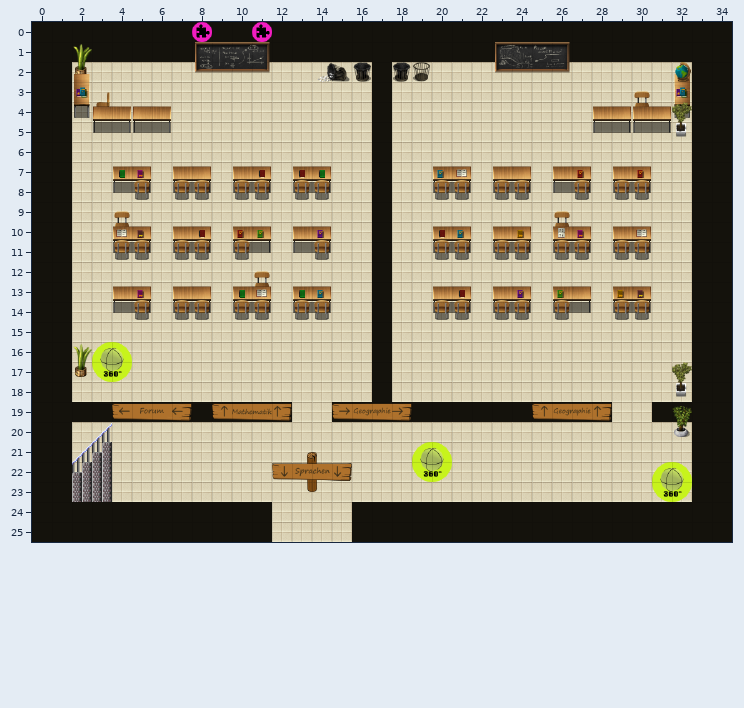
Two states of a Tiled map (JSON), optimized/maps/altbau.json. That is the earlier state.
Cells are 32x32 px. Shown: x 0..34, y 0..25.
After the commit:
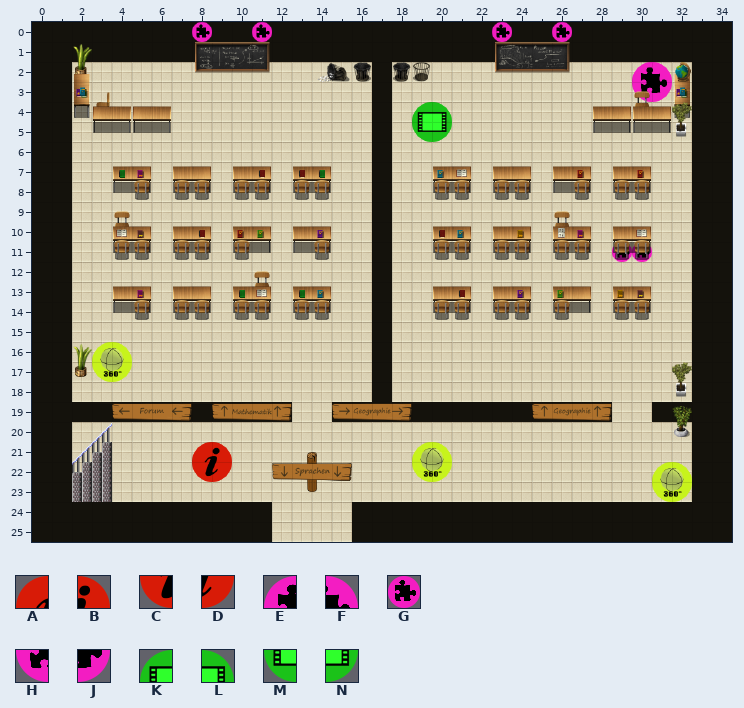
Key: from "Icons": A 3, B 4, C 14, D 15, E 28, F 29, G 38, H 39, J 40, K 42, L 43, M 53, N 54.
_ is an empty cell.
Tiles of an added or newly shown layer are drawn over the layers below it.
Change:
Layer "geographie/quiz2" (added):
The edit adds tile E in row 2 at x 30.
The edit adds tile F in row 2 at x 31.
The edit adds tile H in row 3 at x 30.
The edit adds tile J in row 3 at x 31.
Layer "geographie/quiz3" (added):
The edit adds tile G in row 11 at x 29 to 30.
Layer "geographie/quiz1" (added):
The edit adds tile G in row 0 at x 23 and 26.
Layer "Jitsi" (added):
The edit adds tile A in row 21 at x 8.
The edit adds tile B in row 21 at x 9.
The edit adds tile C in row 22 at x 8.
The edit adds tile D in row 22 at x 9.
Layer "geographie/video1" (added):
The edit adds tile K in row 4 at x 19.
The edit adds tile L in row 4 at x 20.
The edit adds tile M in row 5 at x 19.
The edit adds tile N in row 5 at x 20.
